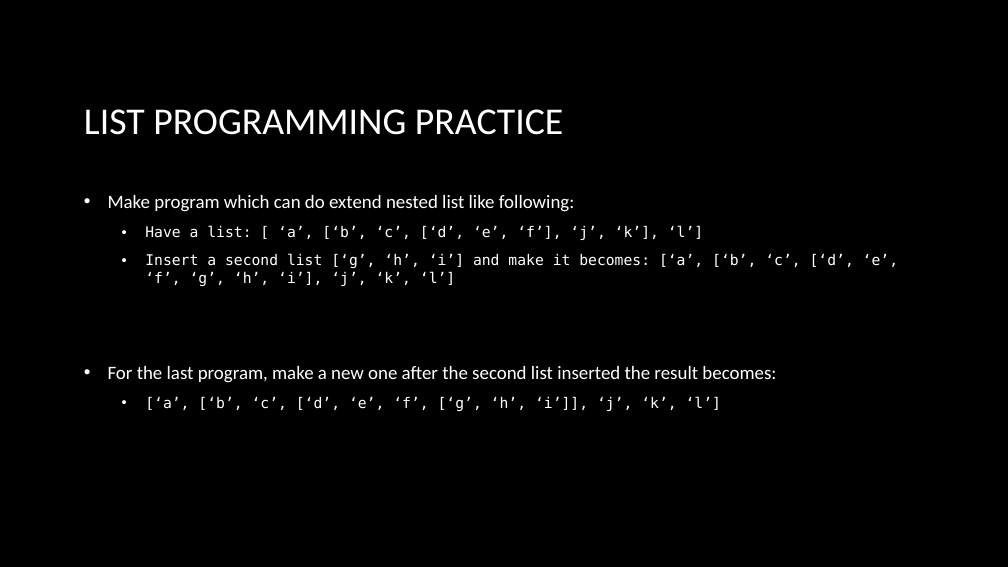
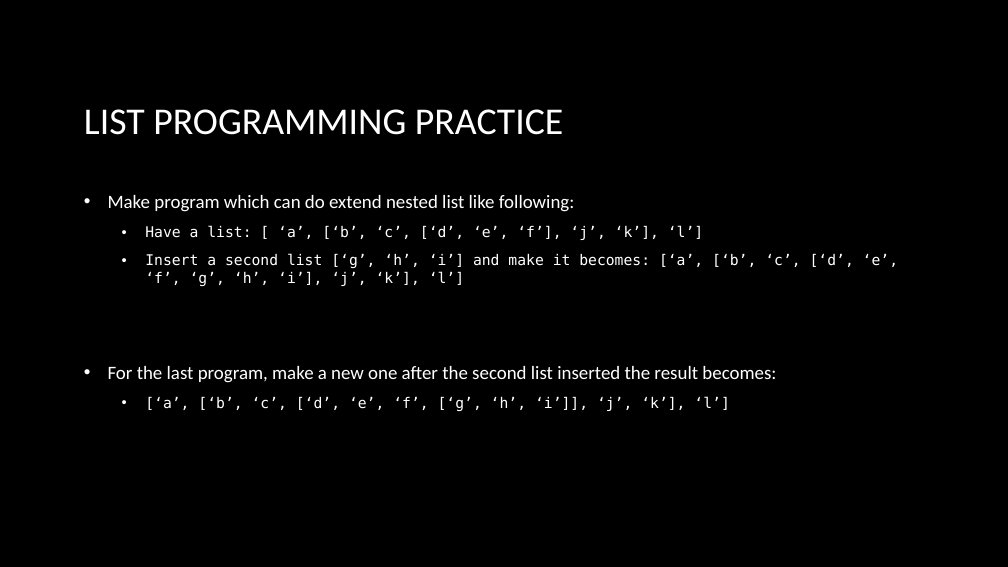
Before and after one commit to bon-netizen/Python-Class-Beginner, a slide deck: slide 7 of Py B - unit 3p.pptx. Drawn at 1008x567 pixels with LibreOffice and Linux fonts; fonts in the diff are those of the drawing; background and template pictures are left out. Boxes give left, top, right and bottom in pixels: in the first picture for what was removed or moved away, otherwise in the second. Text is boxed around its words. In the diff, an @@ line names an element or a change of style, - is before the commit and + after.

Commit message:
update practice

```diff
--- a/Py B - unit 3p.pptx
+++ b/Py B - unit 3p.pptx
@@ text at bbox=[145, 253, 898, 286]: text changed @@
-  • Insert a second list [‘g’, ‘h’, ‘i’] and make it becomes: [‘a’, [‘b’, ‘c’, [‘d’, ‘e’, ‘f’, ‘g’, ‘h’, ‘i’], ‘j’, ‘k’, ‘l’]
+  • Insert a second list [‘g’, ‘h’, ‘i’] and make it becomes: [‘a’, [‘b’, ‘c’, [‘d’, ‘e’, ‘f’, ‘g’, ‘h’, ‘i’], ‘j’, ‘k’], ‘l’]
@@ text at bbox=[145, 396, 729, 411]: text changed @@
-  • [‘a’, [‘b’, ‘c’, [‘d’, ‘e’, ‘f’, [‘g’, ‘h’, ‘i’]], ‘j’, ‘k’, ‘l’]
+  • [‘a’, [‘b’, ‘c’, [‘d’, ‘e’, ‘f’, [‘g’, ‘h’, ‘i’]], ‘j’, ‘k’], ‘l’]
```
Also in this commit, not shown: 1 other slide changed, 3 other files.
